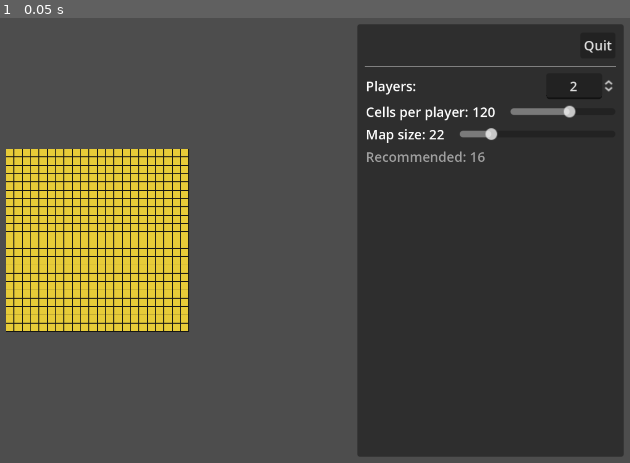
Above: before the commit, frame 1.
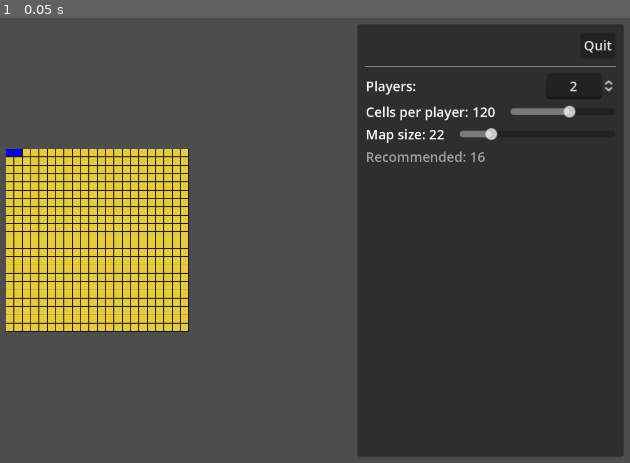
Above: after the commit, the same moment.

Repository: wadcom/kisarra-mapgen
Game: Godot game, scene res://main.tscn
Two runs of this game, one before a commit and one after it. Both use one fixed random seed, a clock stepped at 60 frames per second and the inputs below.
Inputs:
- Up to frame 1 (0.05 s): no input

The runs differ from the first frame. In frame 1, less than 0.1% of the frame differs, in the area x 0-4%, y 29-32%.

Commit message:
The first cut of bases

Diff:
--- /dev/null
+++ b/base_cell.gd
@@ -0,0 +1,8 @@
+extends ColorRect
+
+
+const _globals = preload("res://globals.gd")
+
+
+func _ready():
+	size = Vector2.ONE * (_globals.PIXELS_PER_CELL_SIDE - 1)
--- /dev/null
+++ b/base_cell.tscn
@@ -0,0 +1,9 @@
+[gd_scene load_steps=2 format=3 uid="uid://djvis3o7e1smv"]
+
+[ext_resource type="Script" path="res://base_cell.gd" id="1_t2xek"]
+
+[node name="BaseCell" type="ColorRect"]
+offset_right = 40.0
+offset_bottom = 40.0
+color = Color(0, 0, 1, 1)
+script = ExtResource("1_t2xek")
--- a/map_area.gd
+++ b/map_area.gd
@@ -1,5 +1,6 @@
 extends ColorRect
 
+@export var base_cell_prefab: PackedScene
 @export var sand_cell_prefab: PackedScene
 
 
@@ -19,3 +20,8 @@
 
 			cell.position = Vector2(x, y) * _globals.PIXELS_PER_CELL_SIDE
 			$Cells.add_child(cell)
+
+	for i in params.players_qty:
+		var base = base_cell_prefab.instantiate()
+		base.position = Vector2(i, 0) * _globals.PIXELS_PER_CELL_SIDE
+		$Bases.add_child(base)
--- a/map_area.tscn
+++ b/map_area.tscn
@@ -1,6 +1,7 @@
-[gd_scene load_steps=3 format=3 uid="uid://ca8i0jh687k0m"]
+[gd_scene load_steps=4 format=3 uid="uid://ca8i0jh687k0m"]
 
 [ext_resource type="Script" path="res://map_area.gd" id="1_8qfge"]
+[ext_resource type="PackedScene" uid="uid://djvis3o7e1smv" path="res://base_cell.tscn" id="2_e1c3d"]
 [ext_resource type="PackedScene" uid="uid://de6ailbpe4obu" path="res://sand_cell.tscn" id="2_fjadh"]
 
 [node name="MapArea" type="ColorRect"]
@@ -13,9 +14,15 @@
 size_flags_vertical = 4
 color = Color(0.0827414, 0.0827414, 0.0827414, 1)
 script = ExtResource("1_8qfge")
+base_cell_prefab = ExtResource("2_e1c3d")
 sand_cell_prefab = ExtResource("2_fjadh")
 
 [node name="Cells" type="Control" parent="."]
 anchors_preset = 0
 offset_right = 40.0
 offset_bottom = 40.0
+
+[node name="Bases" type="Control" parent="."]
+anchors_preset = 0
+offset_right = 40.0
+offset_bottom = 40.0
